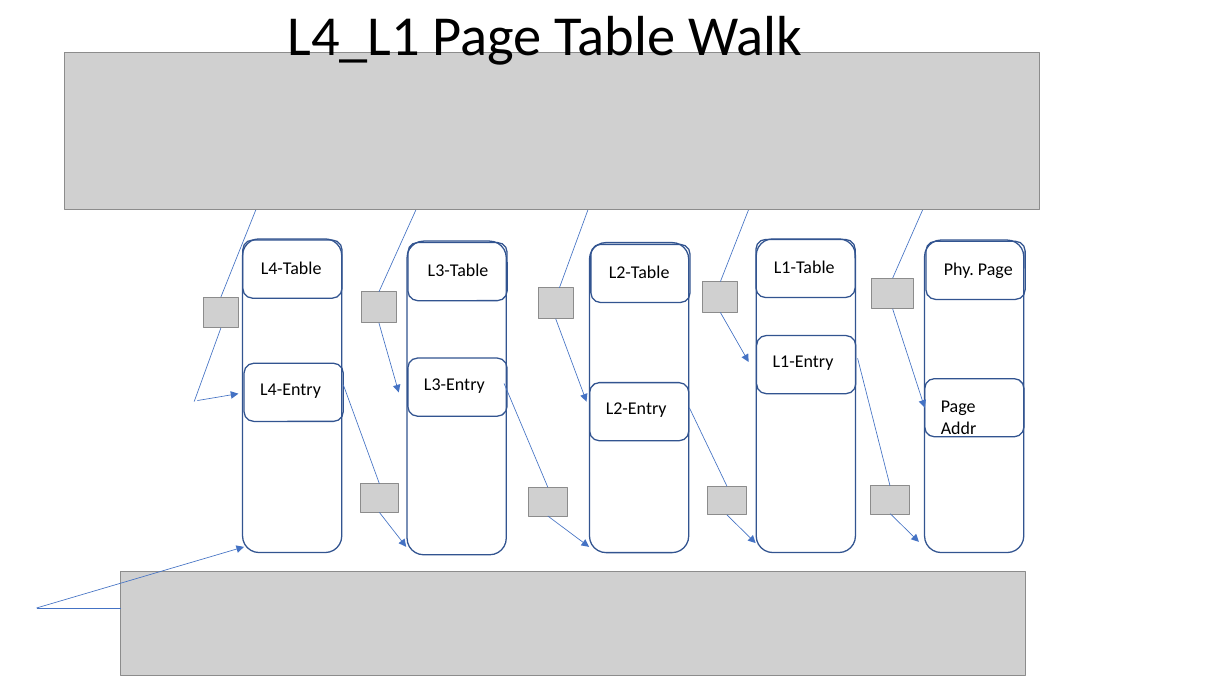
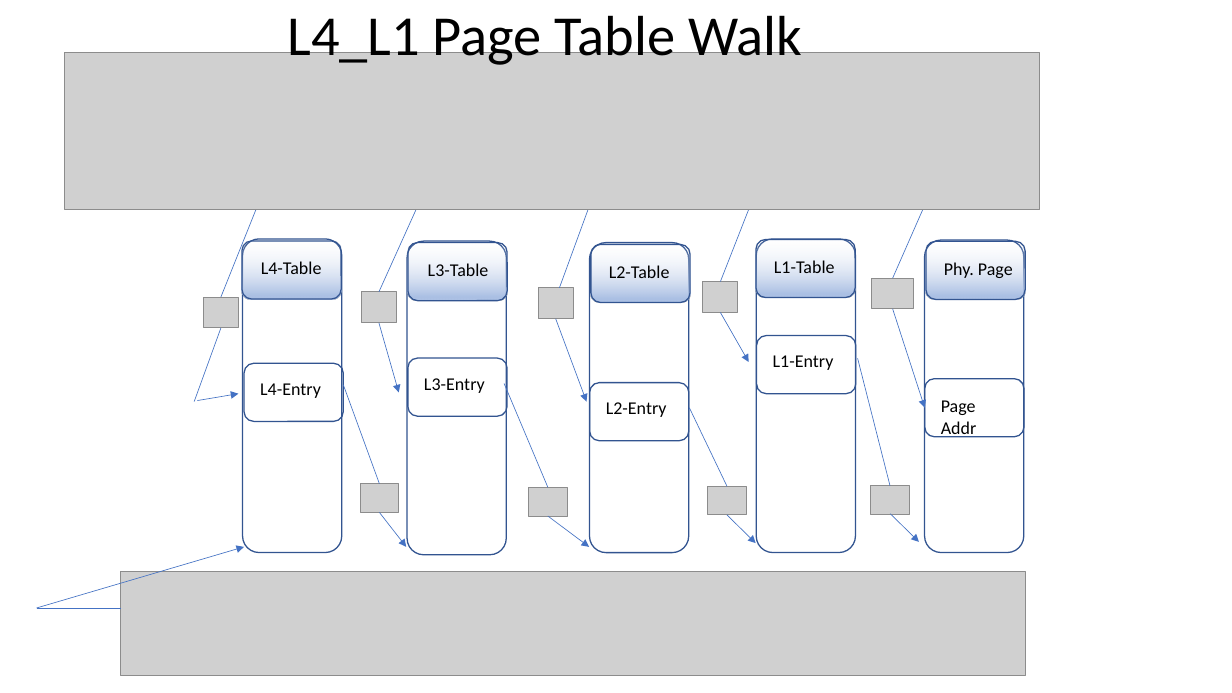
Before and after one commit to Contingent-Systems/vkern_paper, a slide deck: slide 4 of loca_virt_draft.pptx. Drawn at 1232x693 pixels with LibreOffice and Linux fonts; fonts in the diff are those of the drawing; grey boxes stand for pictures. Boxes give left, top, right and bottom in pixels: in the first picture for what was removed or moved away, otherwise in the second. Text is boxed around its words. In the diff, an @@ line names an element or a change of style, - is before the commit and + after.

```diff
--- a/loca_virt_draft.pptx
+++ b/loca_virt_draft.pptx
@@ fill none to gradient #F6F8FC to #ABC0E4 to #C7D5ED in 5 elements at [408, 243, 506, 301], [591, 245, 689, 303], [756, 239, 855, 298], [926, 241, 1025, 299], [242, 241, 341, 299] @@
```
Also in this commit, not shown: 1 other slide changed, 1 other file.
